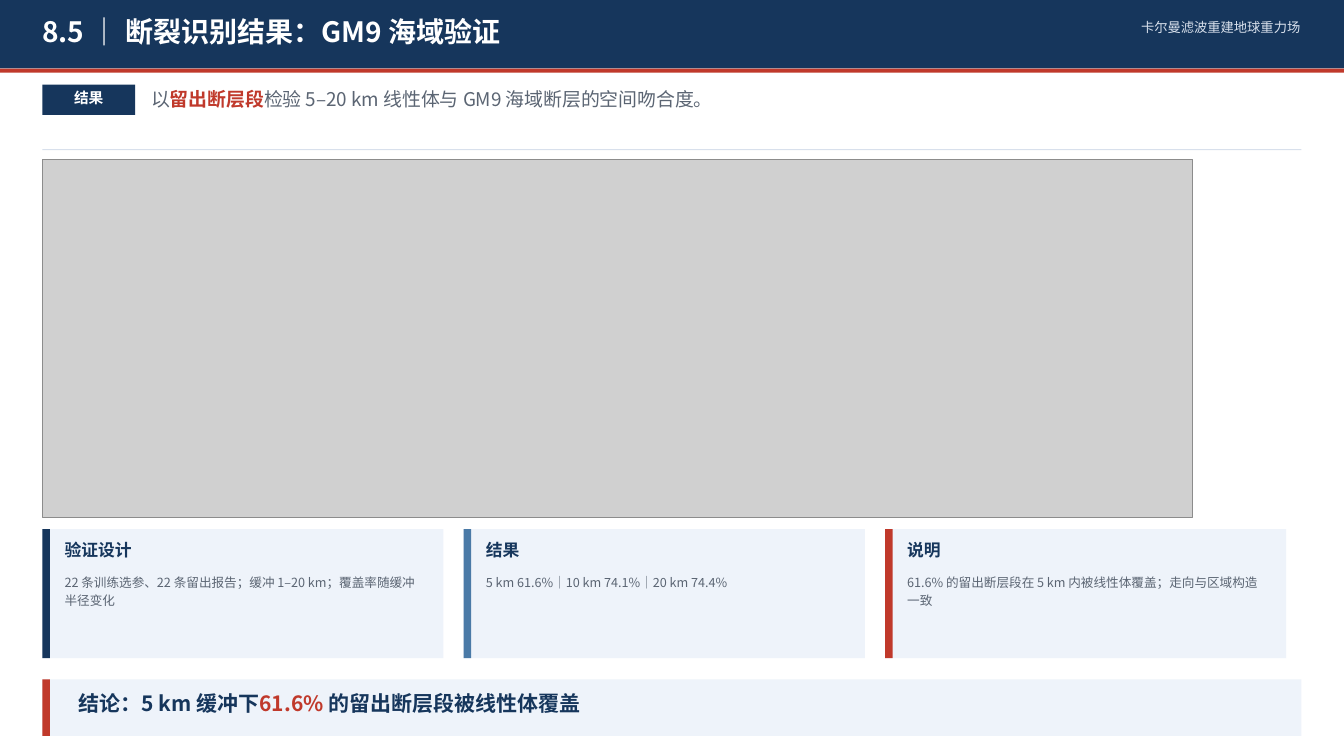
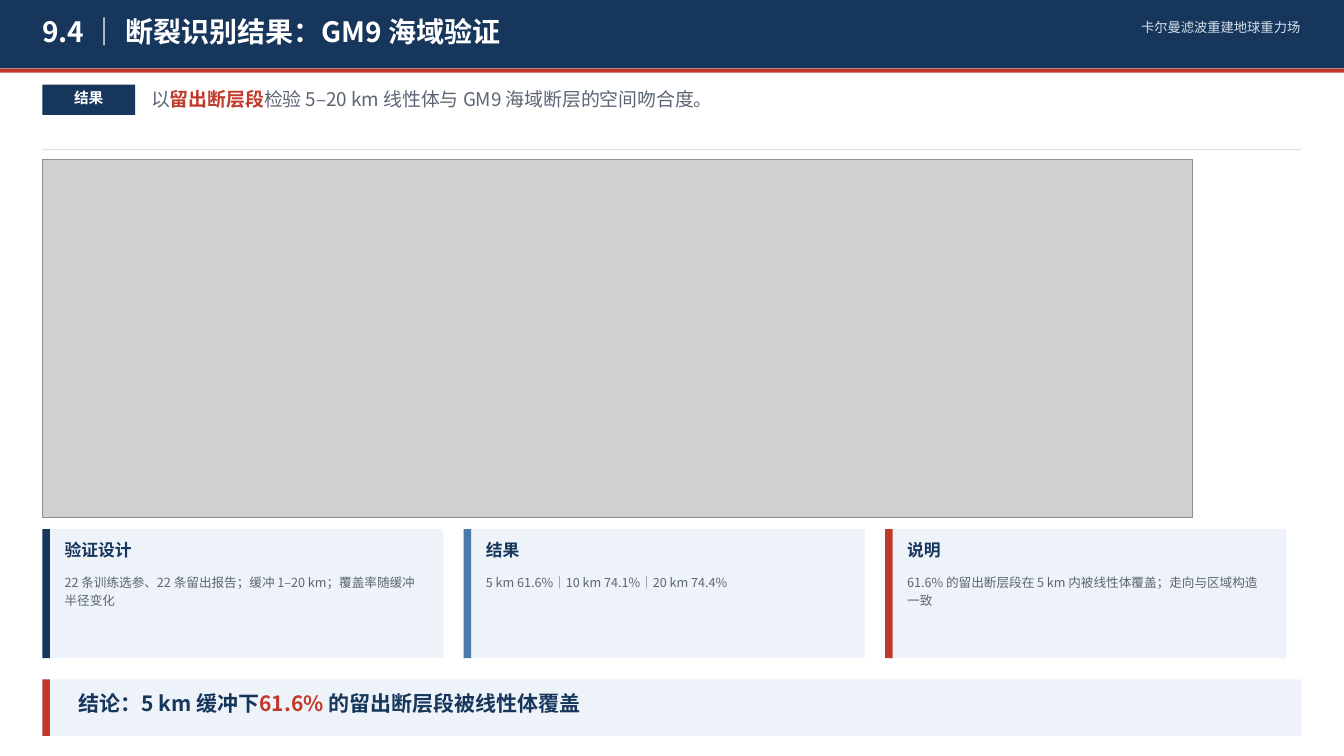
Before and after one commit to shuyunkai/kalman_gravity, a slide deck: slide 19 of ppt/卡尔曼滤波重建地球重力场_含研究内容.pptx. Drawn at 1344x756 pixels with LibreOffice and Linux fonts; fonts in the diff are those of the drawing; grey boxes stand for pictures. Boxes give left, top, right and bottom in pixels: in the first picture for what was removed or moved away, otherwise in the second. Text is boxed around its words. In the diff, an @@ line names an element or a change of style, - is before the commit and + after.

```diff
--- a/ppt/卡尔曼滤波重建地球重力场_含研究内容.pptx
+++ b/ppt/卡尔曼滤波重建地球重力场_含研究内容.pptx
@@ text at box(42, 18, 501, 45): text changed @@
-8.5 ｜ 断裂识别结果：GM9 海域验证
+9.4 ｜ 断裂识别结果：GM9 海域验证
```
Also in this commit, not shown: 8 other slides changed, 1 other file.
